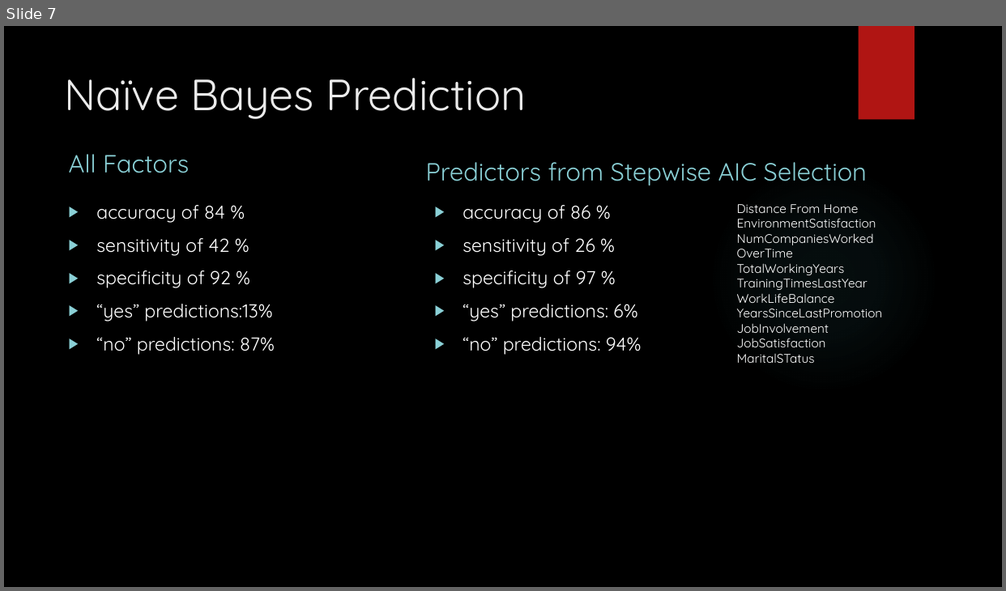
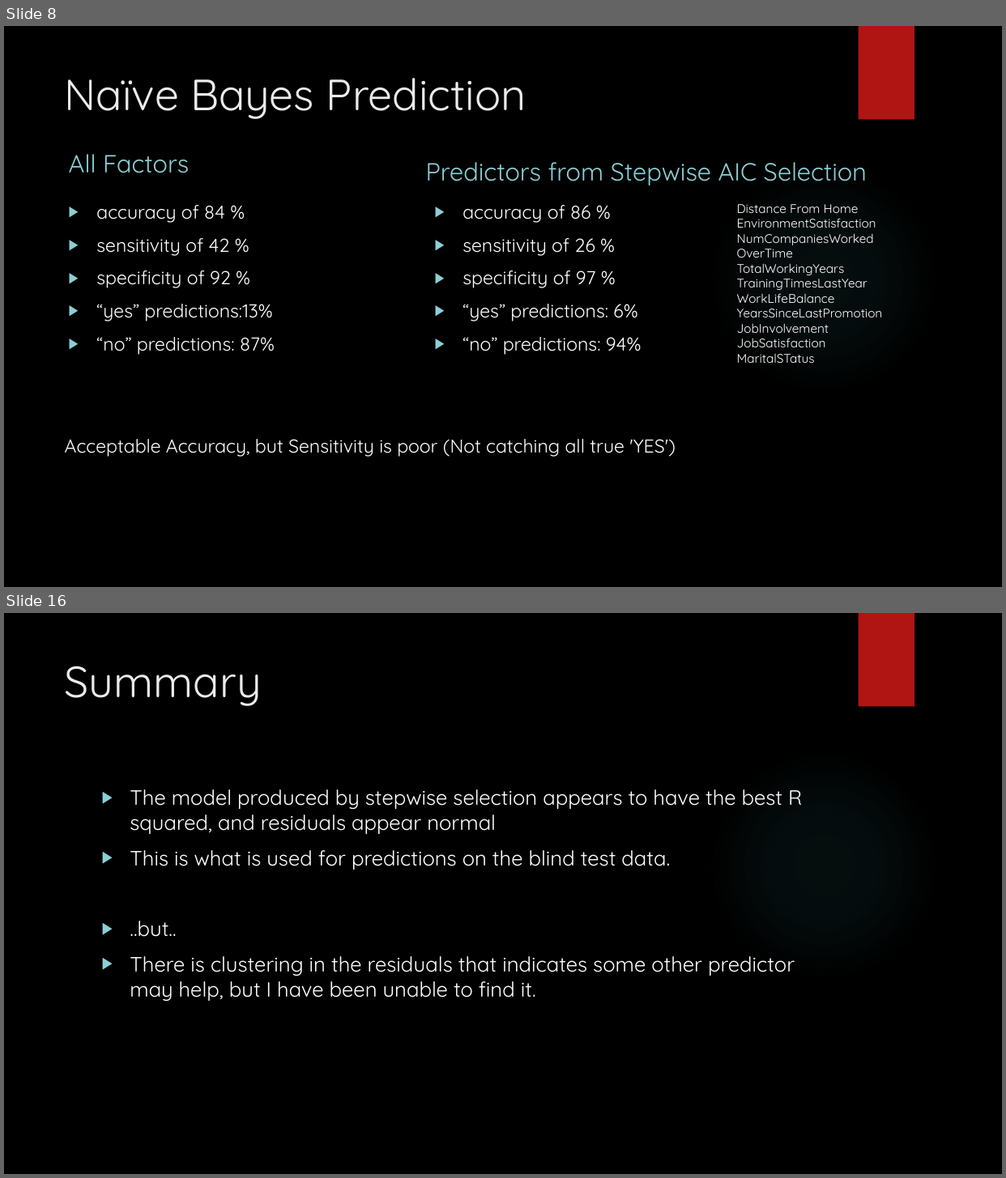
Before and after one commit to rmpalmer/CaseStudy2DDS, a slide deck: Richard_Palmer_Case_Study_2.pptx. Shown one above the other, each under a label of ours: slide 7 before the commit, slides 8 and 16 after it; the slides between them are not shown. The pictures are 1006x591 and 1006x1178 pixels, drawn with LibreOffice and Linux fonts; fonts in the diff are those of the drawing; background and template pictures are left out. Boxes give left, top, right and bottom in pixels: in the first picture for what was removed or moved away, otherwise in the second. Text is boxed around its words. In the diff, an @@ line names an element or a change of style, - is before the commit and + after.

```diff
--- a/Richard_Palmer_Case_Study_2.pptx
+++ b/Richard_Palmer_Case_Study_2.pptx
@@ slide 16 added at (4, 613, 1002, 1174), background picture (left out); not listed: 2 template elements that a slide beside it also shows @@
@@ title added at (65, 666, 262, 706), 42 pt, text #EBEBEB @@
+Summary
@@ text added at (130, 790, 802, 1001), 20 pt, text #FFFFFF @@
+▶ The model produced by stepwise selection appears to have the best R squared, and residuals appear normal
+▶ This is what is used for predictions on the blind test data.
+▶ ..but..
+▶ There is clustering in the residuals that indicates some other predictor may help, but I have been unable to find it.
@@ what was slide 7 is now slide 8 @@
@@ slide 8 changed as well @@
@@ text added at (65, 439, 675, 457), 18 pt, text #FFFFFF @@
+Acceptable Accuracy, but Sensitivity is poor (Not catching all true 'YES')
```
Also in this commit, not shown: 5 other slides changed, 9 other slides added, 5 slides removed.
